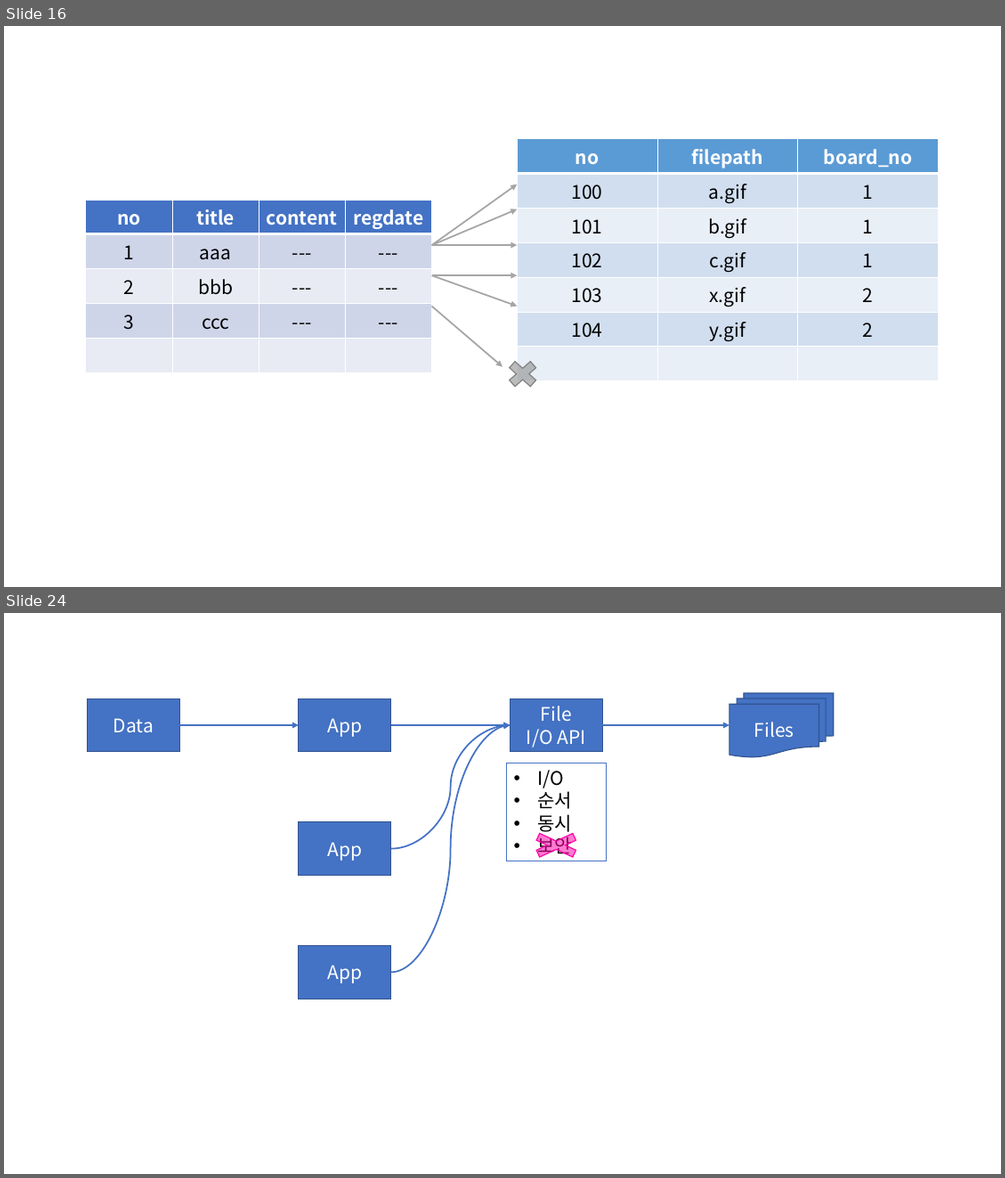
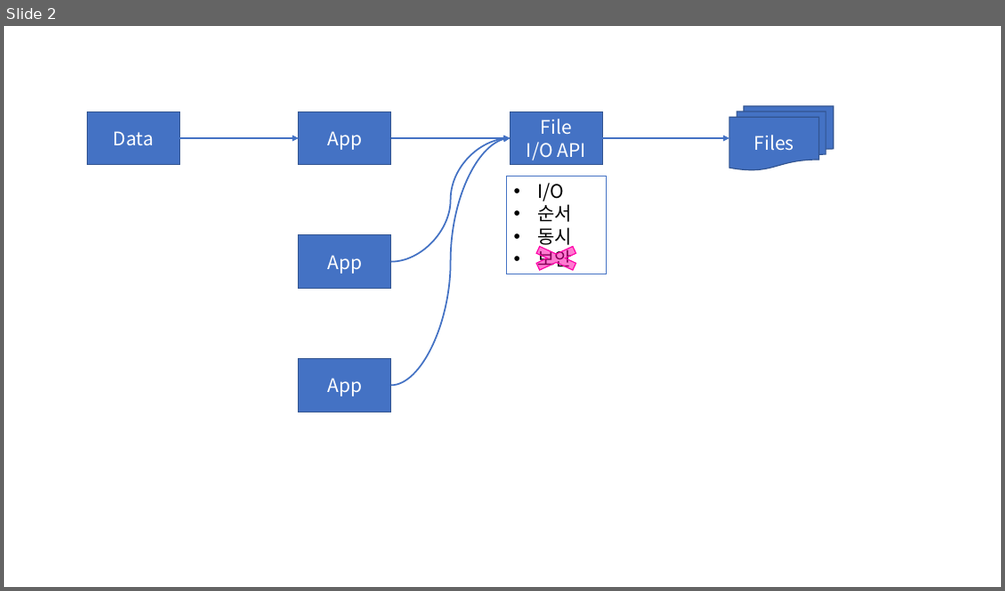
Before and after one commit to Dingadung/2022-study-workspace, a slide deck: study-note/데이터베이스/2022-09-05 내용정리.pptx. Shown one above the other, each under a label of ours: slides 16 and 24 before the commit, slide 2 after it; the slides between them are not shown. The pictures are 1005x1178 and 1005x591 pixels, drawn with LibreOffice and Linux fonts; fonts in the diff are those of the drawing. Boxes give left, top, right and bottom in pixels: in the first picture for what was removed or moved away, otherwise in the second. Text is boxed around its words. In the diff, an @@ line names an element or a change of style, - is before the commit and + after.

```diff
--- a/study-note/데이터베이스/2022-09-05 내용정리.pptx
+++ b/study-note/데이터베이스/2022-09-05 내용정리.pptx
@@ slide 16 removed at (x1=4, y1=26, x2=1001, y2=587), background #FFFFFF @@
@@ table removed at (x1=517, y1=139, x2=938, y2=351), 7 rows, 3 columns @@
-no | filepath | board_no
-100 | a.gif | 1
-101 | b.gif | 1
-102 | c.gif | 1
-103 | x.gif | 2
-104 | y.gif | 2
- |  | 
@@ arrow removed from (432, 245) to (517, 184) @@
@@ table removed at (x1=86, y1=200, x2=432, y2=351), 5 rows, 4 columns @@
-no | title | content | regdate
-1 | aaa | --- | ---
-2 | bbb | --- | ---
-3 | ccc | --- | ---
- |  |  | 
@@ arrow removed from (432, 245) to (517, 209) @@
@@ arrow removed from (432, 245) to (517, 245) @@
@@ arrow removed from (432, 276) to (517, 276) @@
@@ arrow removed from (432, 276) to (517, 305) @@
@@ arrow removed from (432, 306) to (502, 367) @@
@@ cross removed at (x1=502, y1=356, x2=543, y2=392) @@
@@ what was slide 24 is now slide 2 @@
```
Also in this commit, not shown: 21 other slides removed, 4 other files.
